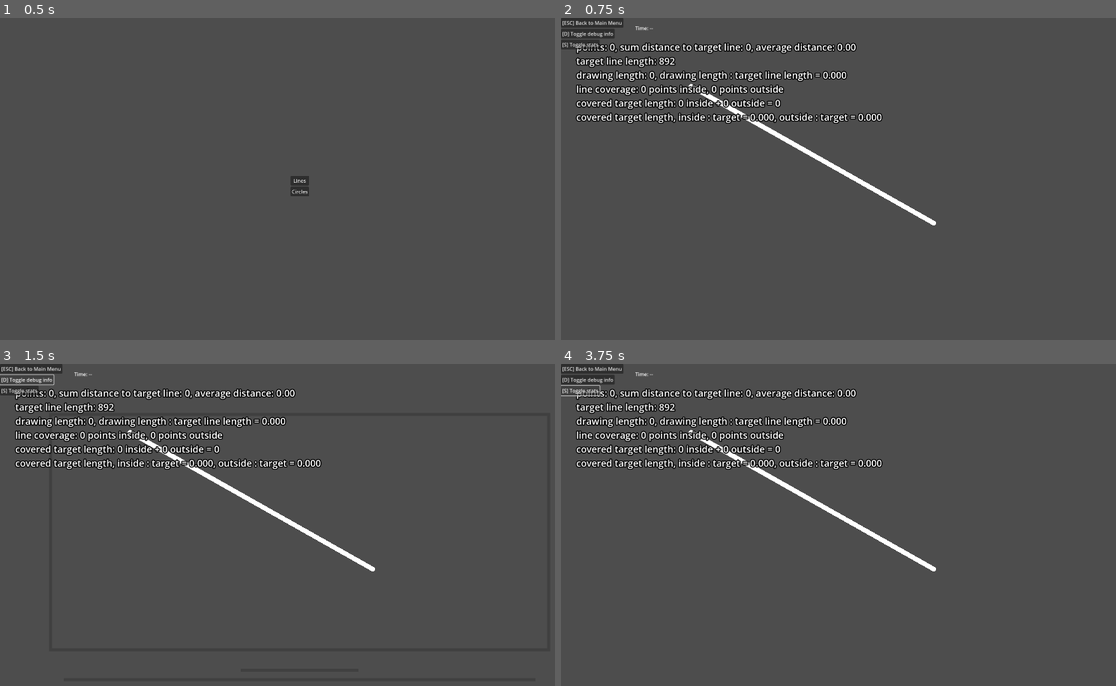
Above: before the commit, frames 1-4 (two rows, left to right).
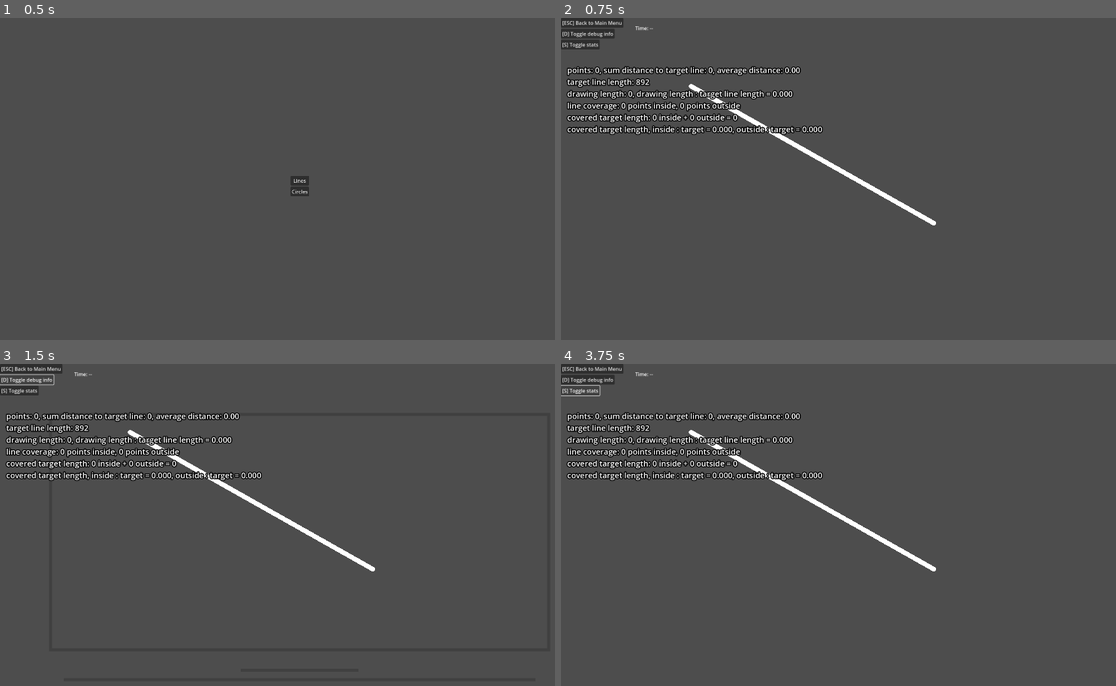
Above: after the commit, the same moments.

Repository: Toxe/godot-tablet-trainer
Game: Godot game, scene res://scenes/main_menu/main_menu.tscn
Same seed, same stepped clock (60 frames per second), same inputs: the game is played once before the commit and once after it.
Inputs:
- Up to frame 1 (0.5 s): no input
- Up to frame 2 (0.75 s): click "Lines" at 0.5 s
- Up to frame 3 (1.5 s): click "[D] Toggle debug info" at 1.25 s
- Up to frame 4 (3.75 s): click "[S] Toggle stats" at 2 s; click "[D] Toggle debug info" at 2.75 s; click "[S] Toggle stats" at 3.5 s

Frame 1 is identical in both runs. In frame 2, 6.9% of the frame differs, in the area x 0-58%, y 7-37%; in frame 3, 6.9%; in frame 4, 6.9%.

Commit message:
Reposition info label and decrease size

Diff:
--- a/TabletTrainer/scenes/circle_trainer/circle_trainer.tscn
+++ b/TabletTrainer/scenes/circle_trainer/circle_trainer.tscn
@@ -14,14 +14,14 @@
 
 [node name="InfoLabel" type="Label" parent="."]
 z_index = 2
-offset_left = 49.0
-offset_top = 72.0
-offset_right = 105.0
-offset_bottom = 114.0
+offset_left = 20.0
+offset_top = 150.0
+offset_right = 76.0
+offset_bottom = 192.0
 theme_override_colors/font_color = Color(1, 1, 1, 1)
 theme_override_colors/font_outline_color = Color(0, 0, 0, 1)
 theme_override_constants/outline_size = 12
-theme_override_font_sizes/font_size = 30
+theme_override_font_sizes/font_size = 25
 text = "info"
 
 [connection signal="line_drawn" from="Drawing" to="." method="_on_drawing_line_drawn"]
--- a/TabletTrainer/scenes/line_trainer/line_trainer.tscn
+++ b/TabletTrainer/scenes/line_trainer/line_trainer.tscn
@@ -26,14 +26,14 @@
 
 [node name="InfoLabel" type="Label" parent="."]
 z_index = 2
-offset_left = 49.0
-offset_top = 72.0
-offset_right = 105.0
-offset_bottom = 114.0
+offset_left = 20.0
+offset_top = 150.0
+offset_right = 76.0
+offset_bottom = 192.0
 theme_override_colors/font_color = Color(1, 1, 1, 1)
 theme_override_colors/font_outline_color = Color(0, 0, 0, 1)
 theme_override_constants/outline_size = 12
-theme_override_font_sizes/font_size = 30
+theme_override_font_sizes/font_size = 25
 text = "info"
 metadata/_edit_use_anchors_ = true
 
